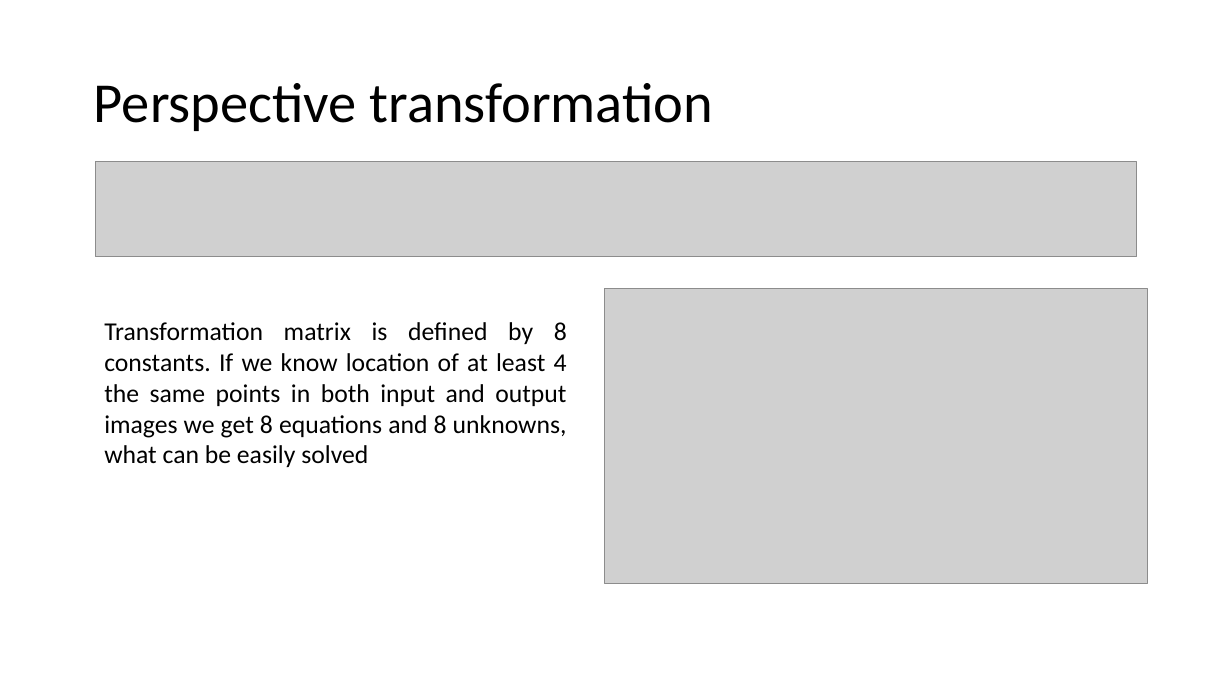
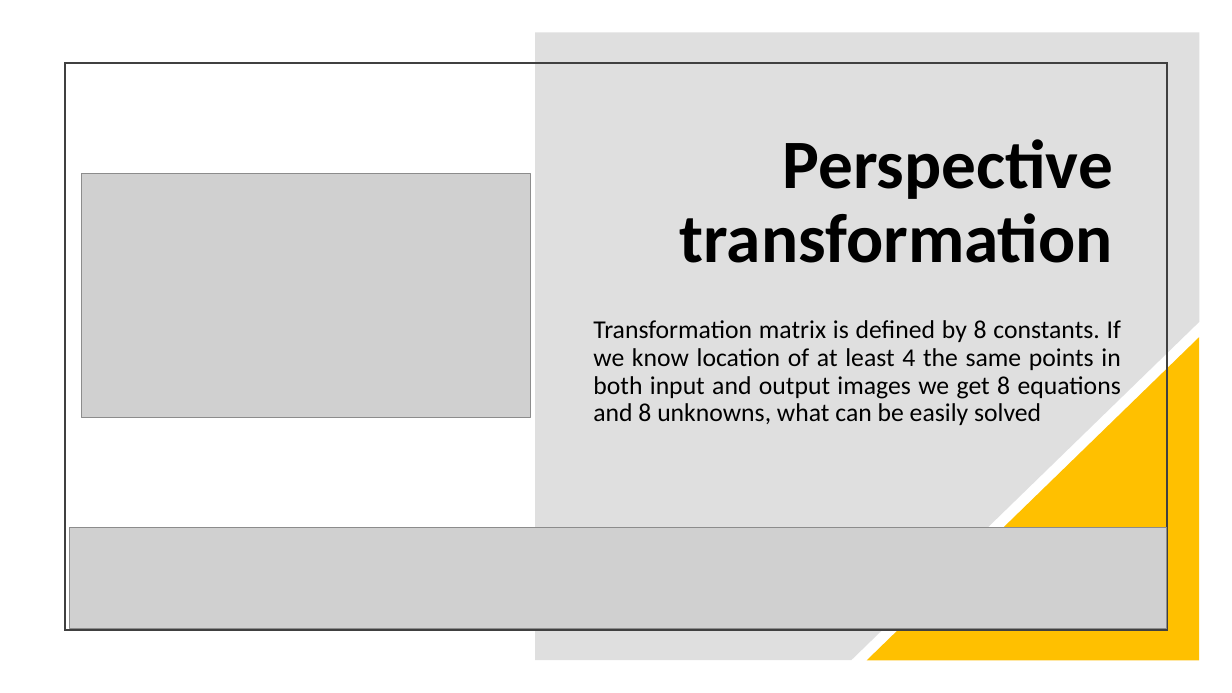
Before and after one commit to JerzyJerzu/Document-Scanner, a slide deck: slide 4 of document_scanner.pptx. Drawn at 1232x693 pixels with LibreOffice and Linux fonts; fonts in the diff are those of the drawing; grey boxes stand for pictures. Boxes give left, top, right and bottom in pixels: in the first picture for what was removed or moved away, otherwise in the second. Text is boxed around its words. In the diff, an @@ line names an element or a change of style, - is before the commit and + after.

Commit message:
changed the 4 point tranform function

```diff
--- a/document_scanner.pptx
+++ b/document_scanner.pptx
@@ freeform shape added at box(535, 32, 1200, 660), fill #808080 at 25% opacity @@
@@ rectangle added at box(65, 63, 1167, 629), outline #404040 1.5 pt @@
@@ title "Perspective transformation": place and size @@
-title "Perspective transformation" at box(94, 83, 714, 131)
+title "Perspective transformation" at box(680, 139, 1113, 263)
@@ title "Perspective transformation" at box(680, 139, 1113, 263): size 44 to 54 pt, bold on; alignment left to right @@
@@ picture: place and size @@
-picture at box(604, 288, 1147, 583)
+picture at box(81, 174, 531, 418)
@@ text "Transformation matrix is defined by ...": place and size @@
-text "Transformation matrix is defined by ..." at box(104, 322, 567, 467)
+text "Transformation matrix is defined by ..." at box(593, 320, 1121, 425)
@@ text "Transformation matrix is defined by ..." at box(593, 320, 1121, 425): line spacing 1 to 0.9; more space between paragraphs @@
@@ right triangle added at box(867, 337, 1200, 661), fill #FFC000 @@
@@ picture: place and size @@
-picture at box(95, 162, 1137, 257)
+picture at box(69, 527, 1167, 628)
```
Also in this commit, not shown: 3 other slides changed, 1 slide added, 6 other files.
